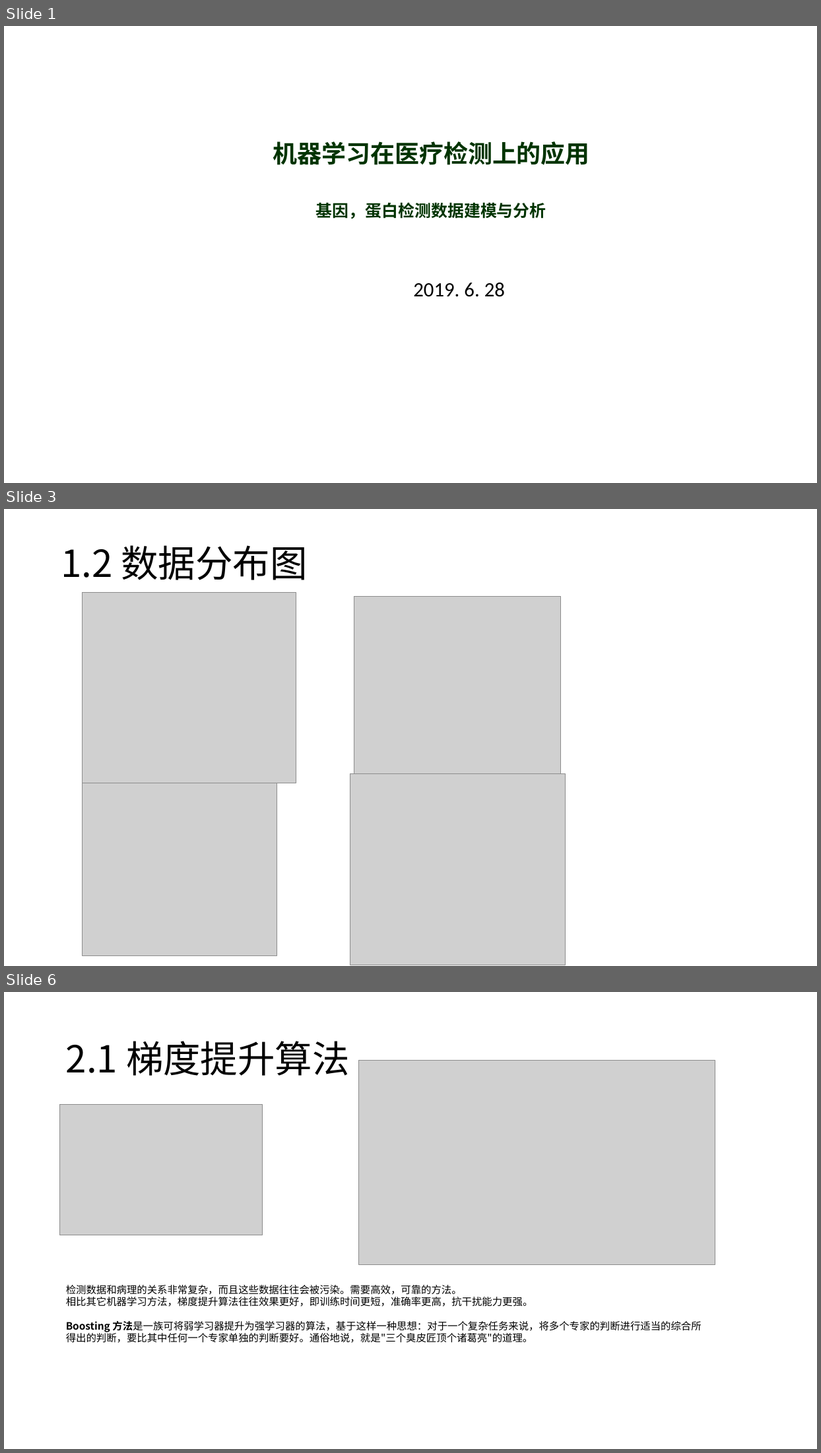
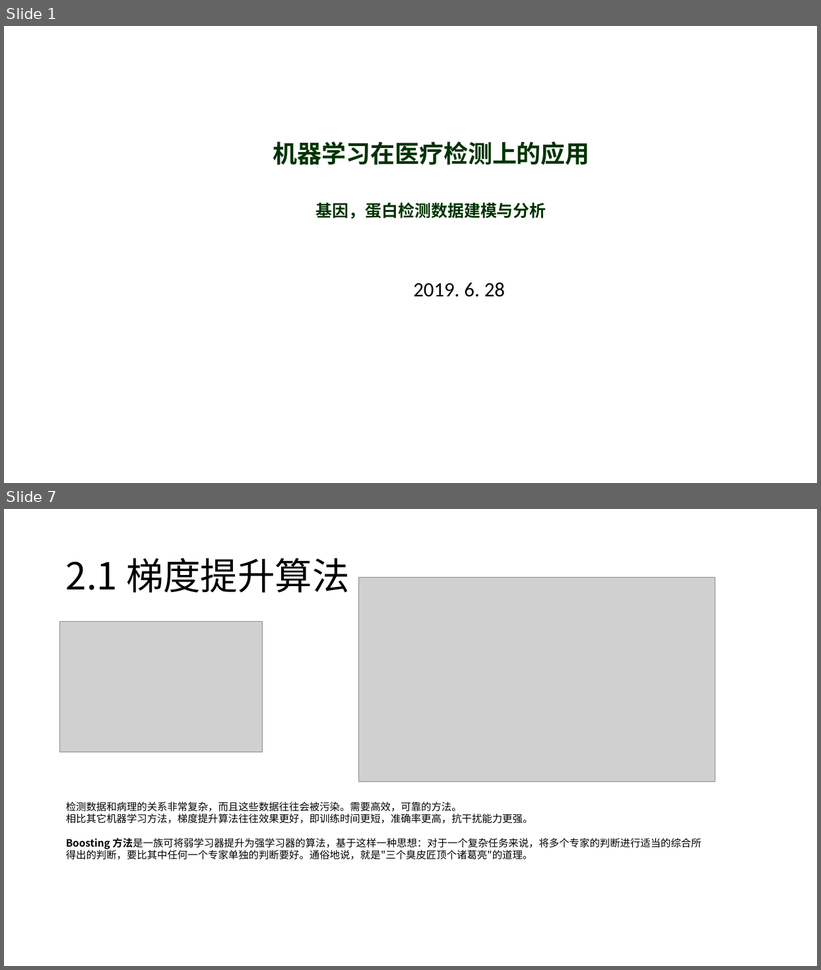
Before and after one commit to closest-git/POCTx, a slide deck: 机器学习在医疗检测上的应用.pptx. Shown one above the other, each under a label of ours: slides 1, 3 and 6 before the commit, slides 1 and 7 after it; the slides between them are not shown. The pictures are 821x1453 and 821x970 pixels, drawn with LibreOffice and Linux fonts; fonts in the diff are those of the drawing; grey boxes stand for pictures; background and template pictures are left out. Boxes give left, top, right and bottom in pixels: in the first picture for what was removed or moved away, otherwise in the second. Text is boxed around its words. In the diff, an @@ line names an element or a change of style, - is before the commit and + after.

```diff
--- a/机器学习在医疗检测上的应用.pptx
+++ b/机器学习在医疗检测上的应用.pptx
@@ slide 3 removed at (4, 509, 817, 966), background #FFFFFF @@
@@ title removed at (61, 545, 307, 580) @@
-1.2 数据分布图
@@ picture removed at (82, 593, 296, 783) @@
@@ picture removed at (354, 596, 562, 780) @@
@@ picture removed at (82, 783, 277, 956) @@
@@ picture removed at (350, 774, 565, 965) @@
@@ what was slide 6 is now slide 7 @@
```
Also in this commit, not shown: 5 slides added, 3 other slides removed, 2 other files.
